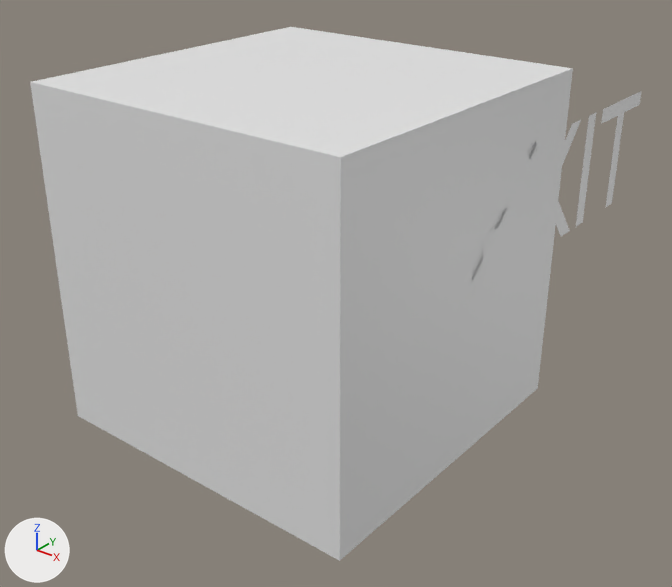
The Blender file asset_gen/exit_sign.blend, before and after one commit.
Camera for both pictures: a camera (50 mm lens) standing at (3.15, -3.71, 2.09) and looking at (-0.11, 0.36, -0.43). The lights are fixed; the arrows at lower left show +X, +Y and +Z. The picture after the commit comes second. Text is drawn in Blender's own font.

Objects in the first picture: 'Cube', 'Text'.
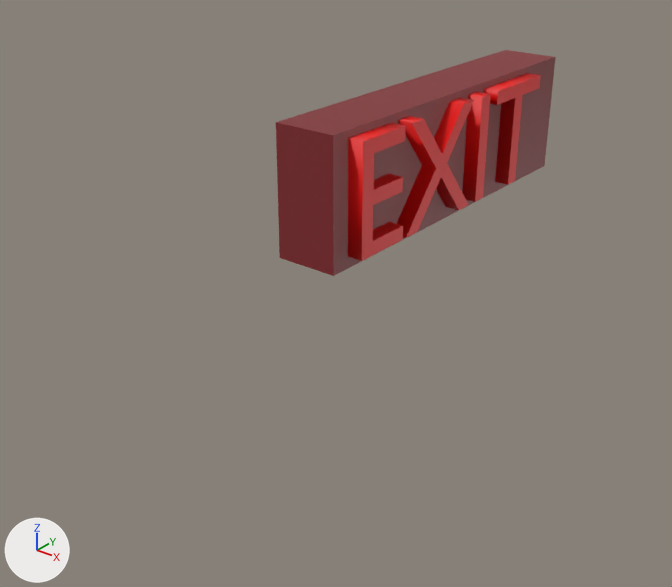
What differs and where, as boxes (x1, y1, x2, y2) in the pictures (672 x 587 px):
'Cube', recoloured, moved, rescaled (48% narrower, 58% shorter)
    before: (30, 27, 573, 561)
    after: (276, 50, 556, 276)
'Text', reshaped, moved (13% wider, 8% shorter)
    before: (471, 91, 641, 295)
    after: (348, 73, 541, 261)

Edits to the bpy script that builds the scene:
```text
Add mat_material_001:
    mat_material_001 = principled_material('Material.001')
    mat_material_001.base_color = (0.8, 0.00135, 0.0)  # red #e70400
Add mat_material_002:
    mat_material_002 = principled_material('Material.002')
    mat_material_002.base_color = (0.23, 0.0207, 0.0248)  # red #84272c
Change me_cube_001:
    where me_cube_001.from_pydata(...)  # 8 vertices, 6 faces; spans x -1.0..1.0, y -1.0..1.0, z -1.0..1.0
    add me_cube_001.materials.append(mat_material_002)  # red #84272c
Change txt_text:
    add txt_text.materials.append(mat_material_001)  # red #e70400
    add txt_text.extrude = 0.1
Change ob_cube:
    ob_cube.location: (0.0, 0.0, 0.0) -> (0.0, 1.2, 0.325)
    ob_cube.scale: (1.0, 1.0, 1.0) -> (0.2, 1.25, 0.4)
Change ob_text:
    ob_text.location: (1.0, 0.0, 0.0) -> (0.2, 0.0, 0.0)
```
